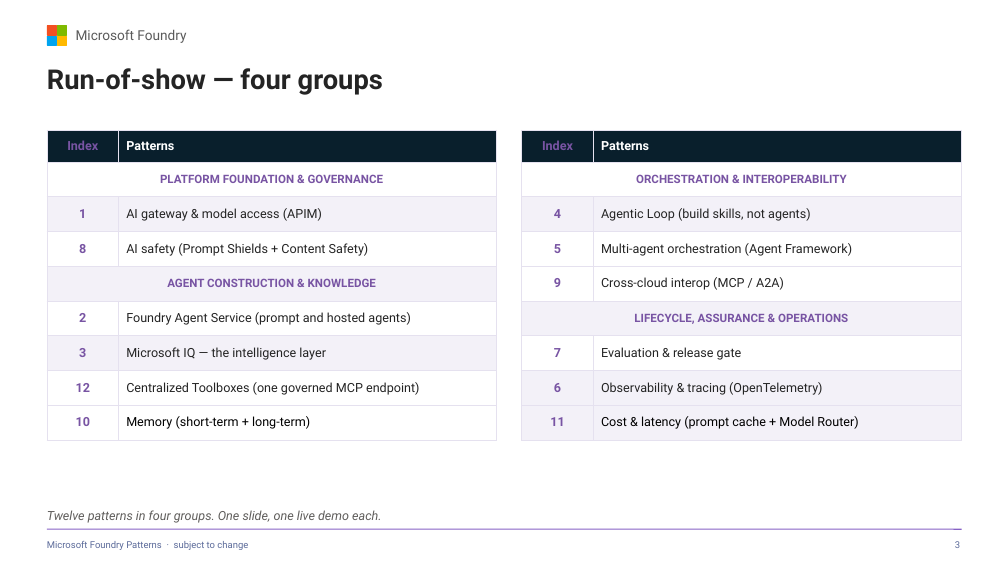
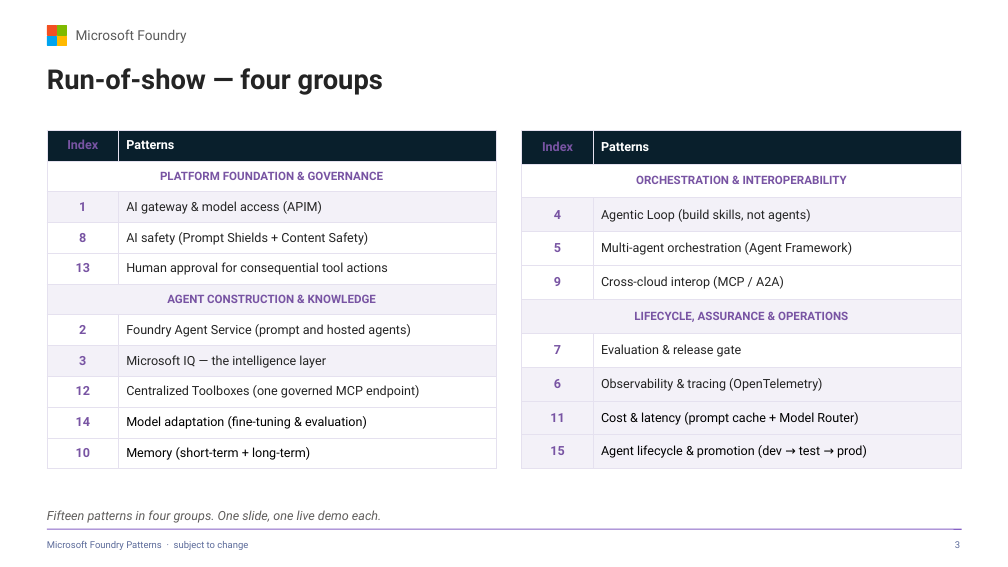
Before and after one commit to SridharArrabelly/foundry-pattern-library, a slide deck: slide 3 of foundry-patterns.pptx. Drawn at 1008x567 pixels with LibreOffice and Linux fonts; fonts in the diff are those of the drawing. Boxes give left, top, right and bottom in pixels: in the first picture for what was removed or moved away, otherwise in the second. Text is boxed around its words. In the diff, an @@ line names an element or a change of style, - is before the commit and + after.

```diff
--- a/foundry-patterns.pptx
+++ b/foundry-patterns.pptx
@@ table at bbox=[47, 130, 497, 469] @@
+row 5: 13 | Human approval for consequential tool actions
+row 10: 14 | Model adaptation (fine-tuning & evaluation)
@@ table at bbox=[522, 130, 962, 469] @@
+row 10: 15 | Agent lifecycle & promotion (dev → test → prod)
@@ text at bbox=[47, 510, 381, 523]: text changed @@
-Twelve patterns in four groups. One slide, one live demo each.
+Fifteen patterns in four groups. One slide, one live demo each.
```
Also in this commit, not shown: 14 other slides changed, 3 slides added, 18 other files.
